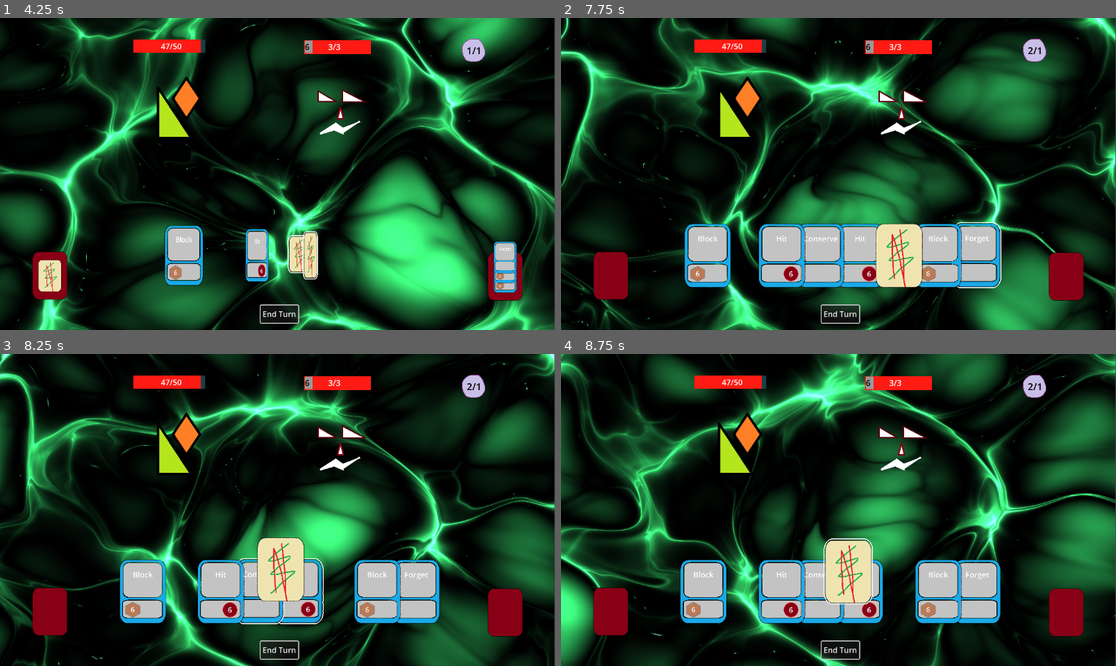
Above: before the commit, frames 1-4 (two rows, left to right).
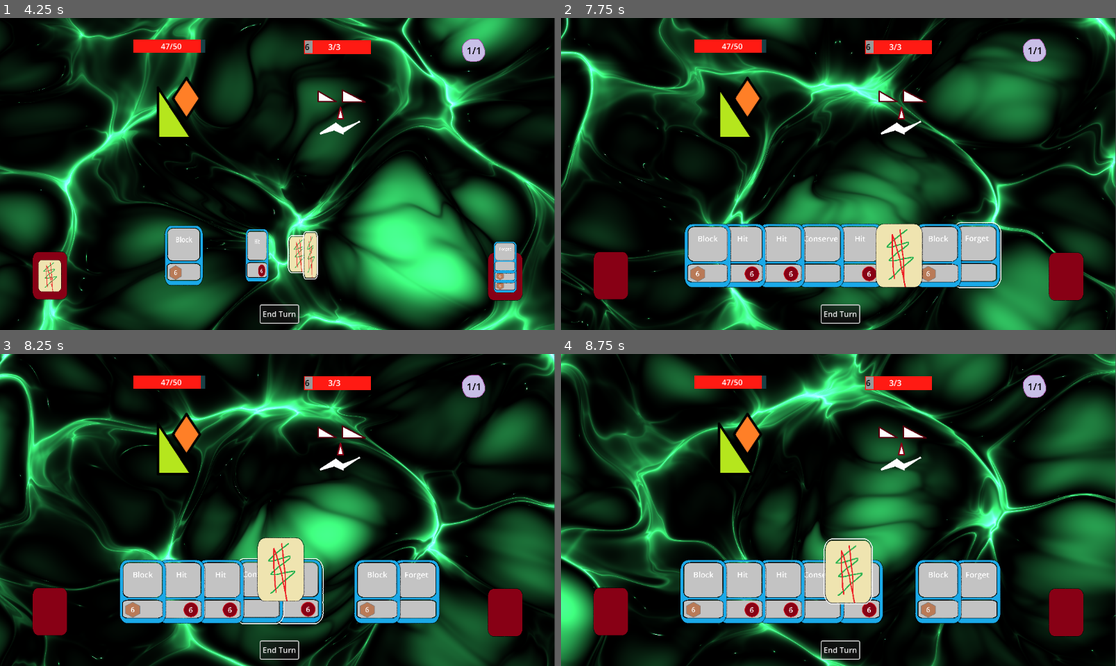
Above: after the commit, the same moments.

Repository: HartThomas/Roguelike-Ideas
Game: Godot game, scene res://main.tscn
Same seed, same stepped clock (60 frames per second), same inputs: the game is played once before the commit and once after it.
Inputs (mouse positions are in pixels of both pictures, inside the frame that each line leads up to):
- Up to frame 1 (4.25 s): drag from (288, 120) to (333, 105) at 0.52 s; click "End Turn" at 1.25 s; click "End Turn" at 2 s; click "End Turn" at 2.75 s; drag from (49, 276) to (277, 255) at 3.52 s
- Up to frame 2 (7.75 s): move the mouse to (860, 255) at 4.27 s; click (860, 255) at 4.42 s; drag from (827, 255) to (649, 267) at 5.02 s; drag from (744, 255) to (932, 255) at 5.77 s; drag from (705, 255) to (899, 255) at 6.52 s; move the mouse to (977, 255) at 7.27 s; click (977, 255) at 7.42 s
- Up to frame 3 (8.25 s): drag from (338, 591) to (166, 525) at 8.02 s
- Up to frame 4 (8.75 s): no input

Frame 1 is identical in both runs. In frame 2, 1.3% of the frame differs, in the area x 28-85%, y 9-87%; in frame 3, 1.4%; in frame 4, 1.5%.

Commit message:
Add play area

Diff:
--- a/battle.gd
+++ b/battle.gd
@@ -6,6 +6,7 @@
 signal battle_over
 var enemy : Enemy
 var conserved: bool = false
+@onready var color_rect: ColorRect = $ColorRect
 
 # Called when the node enters the scene tree for the first time.
 func _ready() -> void:
@@ -13,6 +14,7 @@
 	var new_enemy = load("res://resources/triangle.tres")
 	enemy = new_enemy
 	hide()
+
 
 # Called every frame. 'delta' is the elapsed time since the previous frame.
 func _process(delta: float) -> void:
@@ -32,13 +34,13 @@
 		i += 1
 
 func _on_card_released(card) -> void:
-	card.card_info.when_played()
 	for clicked in clickedArray:
 		clicked.is_dragging = false
 	clickedArray.clear()
 	if BattleManager.effort > 0:
 		if not card.in_hand and hand.has(card):
 			print({'attack':card.card_info.attack, 'block':card.card_info.block})
+			card.card_info.when_played()
 			edit_enemy_health(card.card_info.attack)
 			edit_player_block(card.card_info.block)
 			depleted.append(card)
@@ -279,3 +281,12 @@
 
 func conserve() -> void:
 	conserved = true
+
+func _on_play_area_entered(area: Area2D) -> void:
+	print(area)
+	if area.get('in_hand'):
+		color_rect.start_shader()
+
+
+func _on_play_area_exited(area: Area2D) -> void:
+	color_rect.stop_shader()
--- a/battle.tscn
+++ b/battle.tscn
@@ -7,6 +7,8 @@
 [ext_resource type="Texture2D" uid="uid://d1bskddfm5bji" path="res://art/Player.png" id="4_bpe10"]
 [ext_resource type="Texture2D" uid="uid://ccf6n26hnpsx7" path="res://art/Enemy.png" id="5_nqs84"]
 [ext_resource type="Texture2D" uid="uid://bdky0m17w7ynf" path="res://art/effort.png" id="6_12q4i"]
+[ext_resource type="Shader" path="res://edge_glow.gdshader" id="8_8uf1w"]
+[ext_resource type="Script" path="res://color_rect.gd" id="9_8ldaj"]
 
 [sub_resource type="ShaderMaterial" id="ShaderMaterial_wimrh"]
 shader = ExtResource("1_xgkp0")
@@ -25,6 +27,16 @@
 bg_color = Color(0.6, 0.6, 0.6, 0)
 
 [sub_resource type="StyleBoxFlat" id="StyleBoxFlat_1wdht"]
+
+[sub_resource type="ShaderMaterial" id="ShaderMaterial_ov0cb"]
+shader = ExtResource("8_8uf1w")
+shader_parameter/glow_color = Color(1, 1, 1, 1)
+shader_parameter/glow_strength = 1.0
+shader_parameter/edge_width = 0.16
+shader_parameter/hovered = true
+
+[sub_resource type="RectangleShape2D" id="RectangleShape2D_tjdb5"]
+size = Vector2(729, 212)
 
 [node name="Battle" type="Node2D"]
 material = SubResource("ShaderMaterial_wimrh")
@@ -157,7 +169,26 @@
 horizontal_alignment = 1
 vertical_alignment = 1
 
+[node name="ColorRect" type="ColorRect" parent="."]
+material = SubResource("ShaderMaterial_ov0cb")
+offset_left = 215.0
+offset_top = 98.0
+offset_right = 944.0
+offset_bottom = 310.0
+size_flags_horizontal = 4
+size_flags_vertical = 4
+color = Color(1, 1, 1, 0)
+script = ExtResource("9_8ldaj")
+
+[node name="PlayArea" type="Area2D" parent="ColorRect"]
+
+[node name="CollisionShape2D" type="CollisionShape2D" parent="ColorRect/PlayArea"]
+position = Vector2(364, 106)
+shape = SubResource("RectangleShape2D_tjdb5")
+
 [connection signal="area_entered" from="Hand" to="." method="_on_hand_area_entered"]
 [connection signal="area_exited" from="Hand" to="." method="_on_hand_area_exited"]
 [connection signal="clicked" from="Card" to="." method="_on_card_clicked"]
 [connection signal="button_down" from="Button" to="." method="end_turn"]
+[connection signal="area_entered" from="ColorRect/PlayArea" to="." method="_on_play_area_entered"]
+[connection signal="area_exited" from="ColorRect/PlayArea" to="." method="_on_play_area_exited"]
--- a/card.gd
+++ b/card.gd
@@ -34,16 +34,12 @@
 	canvas_layer.material = ShaderMaterial.new()
 	canvas_layer.material.set('shader', duplicated_shader)
 	canvas_layer.material.set('shader_parameter/width', 0)
-	#shader.set_shader_parameter("instance_rotation", randf() * 2.0 * PI)
-	#shader.set_shader_parameter("instance_offset", Vector2(randf(), randf()))
-	#shader.set('shader_parameters/rand_seed', rng.randf_range(-10.0, 10.0))
 
-# Called every frame. 'delta' is the elapsed time since the previous frame.
 func _process(delta: float) -> void:
 	if not is_dragging and self.has_meta("target_position") and self.get_meta("target_position") != self.position:
 		self.position = self.position.lerp(self.get_meta("target_position"), 5 * delta)
 	if not in_deck:
-		if in_hand and get_parent().hand.has(self):
+		if get_parent().hand.has(self):
 			self.scale = Vector2(2,2)
 		else:
 			self.scale = Vector2(1,1)
--- /dev/null
+++ b/color_rect.gd
@@ -0,0 +1,22 @@
+extends ColorRect
+
+var glow_power = 0.0
+var speed = 0.0
+
+
+# Called every frame. 'delta' is the elapsed time since the previous frame.
+func _process(delta: float) -> void:
+	glow_power += delta * speed
+	if glow_power >=1.0 and speed > 0 or glow_power <= 0.0 and speed < 0:
+		speed *= -1.0
+	self.get_material().set_shader_parameter('glow_strength', glow_power)
+
+func start_shader() -> void:
+	var shader = get_material()
+	shader.set_shader_parameter('hovered',true)
+	speed = 0.75
+
+func stop_shader() -> void:
+	var shader = get_material()
+	shader.set_shader_parameter('hovered',false)
+	speed = 0.0
--- /dev/null
+++ b/edge_glow.gdshader
@@ -0,0 +1,28 @@
+shader_type canvas_item;
+render_mode blend_mix;
+
+uniform vec4 glow_color : source_color = vec4(1.0, 1.0, 1.0, 1.0);
+uniform float glow_strength : hint_range(0.0, 10.0, 0.1) = 5.0;
+uniform float edge_width : hint_range(0.0, 0.5) = 0.2;
+uniform bool hovered = false;
+
+
+void fragment() {
+	vec2 uv = UV;
+
+    // Calculate distance to nearest edge
+    float edge_dist = min(min(uv.x, 1.0 - uv.x), min(uv.y, 1.0 - uv.y));
+
+    // Create smooth glow effect
+    float glow = smoothstep(edge_width, 0.0, edge_dist) * glow_strength;
+
+
+    vec4 glow_effect = vec4(glow_color.rgb * glow, glow_color.a * clamp(glow, 0.0, 1.0));
+
+    // Apply only if hovered, otherwise fully transparent
+    if (hovered) {
+        COLOR = glow_effect;
+    } else {
+        COLOR = vec4(0.0, 0.0, 0.0, 0.0); // Fully transparent
+    }
+}
--- /dev/null
+++ b/glow.gdshader
@@ -0,0 +1,21 @@
+shader_type canvas_item;
+
+uniform vec4 glow_color : source_color = vec4(1.0, 1.0, 1.0, 1.0);
+uniform float glow_strength : hint_range(0.0, 8.0, 0.1) = 1.0;
+uniform float glow_shift: hint_range(0.0, 10.0, 0.1) = 1.0;
+uniform float glow_radius : hint_range(1.0, 10.0, 1.0) = 1.0;
+uniform bool hovered = true;
+
+void fragment() {
+	vec4 glow = vec4(0.0);
+	float count = 0.0;
+	for (float x = -glow_radius; x <= glow_radius; x += 1.0){
+		for (float y = -glow_radius; y <= glow_radius; y += 1.0) {
+			vec2 offset = vec2(x,y) * glow_shift * TEXTURE_PIXEL_SIZE;
+			glow += texture(TEXTURE, UV + offset) * glow_color;
+			count += 1.0;
+		}
+	}
+	glow *= glow_strength / count;
+	COLOR =  mix(texture(TEXTURE, UV), glow, glow.a);
+}
Not shown: 1 places in battle.tscn that only renumber resources
